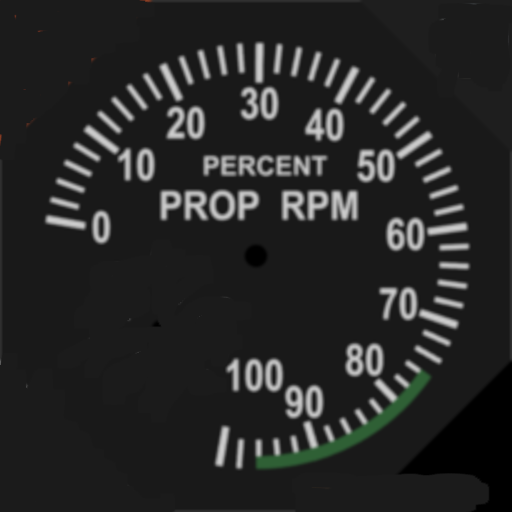
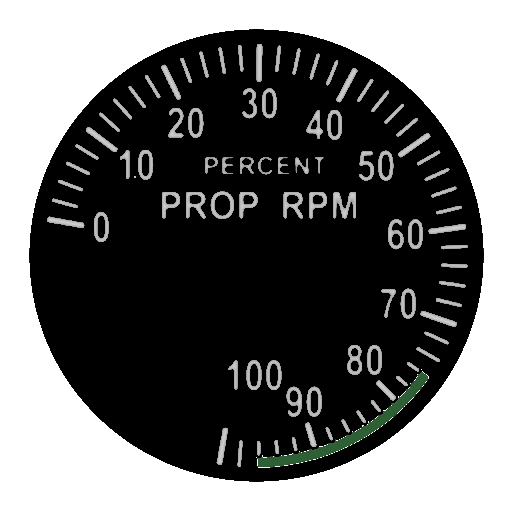
Before/after of a 512px x 512px layered artwork. What changed in the layer stack:
added layer "Visible" above "rpm.png" over (47, 44, 468, 468)
painted on "rpm.png" over (0, 0, 512, 512)
